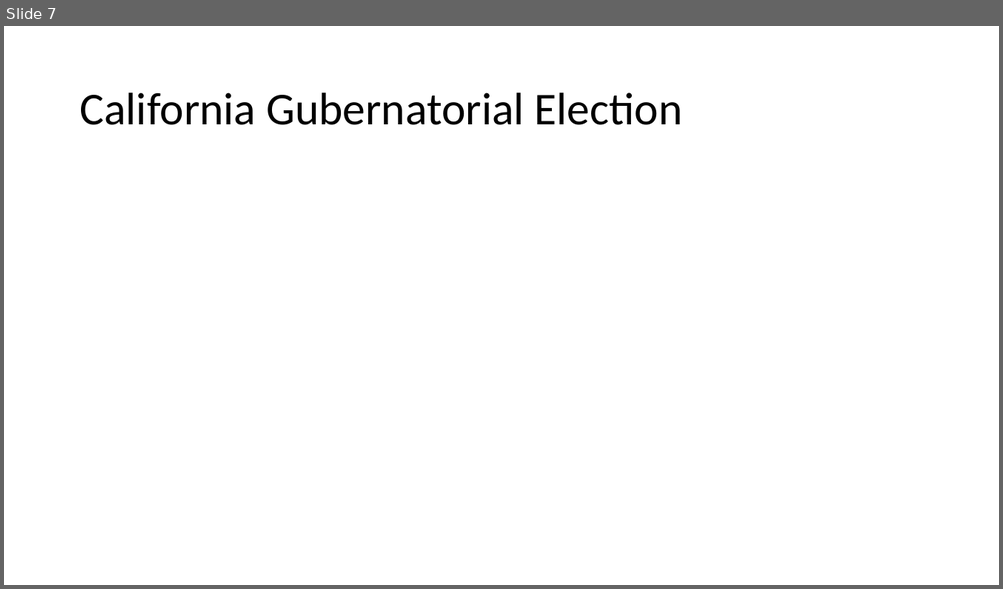
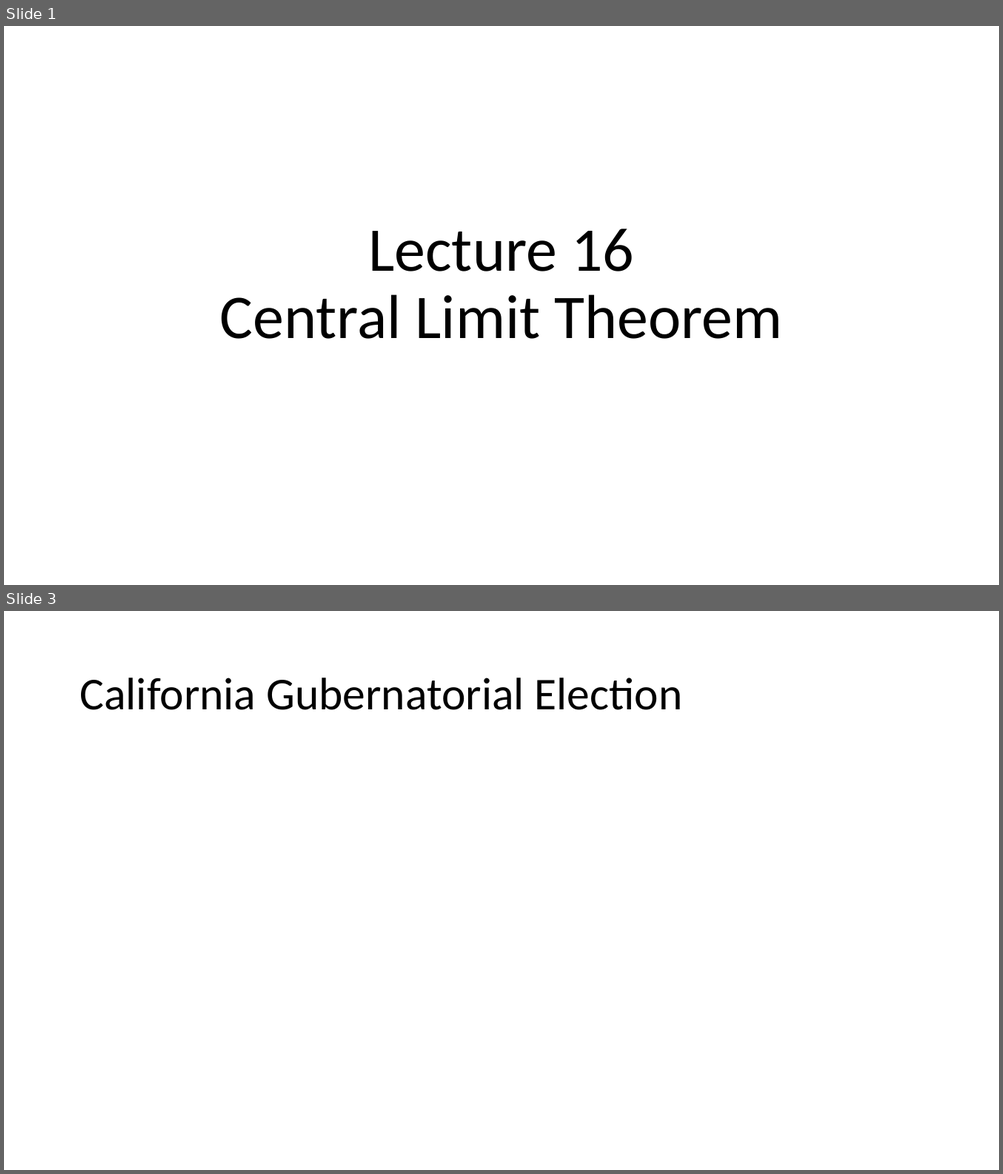
Before and after one commit to Jarred6068/UI_STAT251-03_Spring_2024, a slide deck: docs/lecture_slides/Week 8/Week8_Lecture16_Slides_2_28_2024.pptx. Shown one above the other, each under a label of ours: slide 7 before the commit, slides 1 and 3 after it; the slides between them are not shown. The pictures are 1003x589 and 1003x1174 pixels, drawn with LibreOffice and Linux fonts; fonts in the diff are those of the drawing; grey boxes stand for pictures. Boxes give left, top, right and bottom in pixels: in the first picture for what was removed or moved away, otherwise in the second. Text is boxed around its words. In the diff, an @@ line names an element or a change of style, - is before the commit and + after.

```diff
--- a/docs/lecture_slides/Week 8/Week8_Lecture16_Slides_2_28_2024.pptx
+++ b/docs/lecture_slides/Week 8/Week8_Lecture16_Slides_2_28_2024.pptx
@@ slide 1 added at [4, 26, 999, 585], background #FFFFFF @@
@@ title added at [220, 229, 782, 339], 60 pt, text #000000 @@
+Lecture 16
+Central Limit Theorem
@@ what was slide 7 is now slide 3 @@
```
Also in this commit, not shown: 2 slides changed, 6 slides removed, 5 other files.
